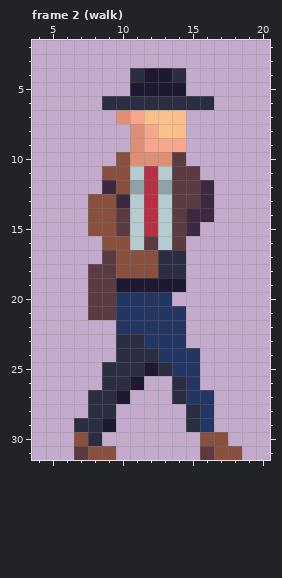
Pixel-art file, stored at Assets/Player/Player.ase. Above: the version before the commit.
24x32 pixels, 42 frames. Shown: frame 2 (walk): x 4..20, y 2..31. The commit also changed other frames, which this record leaves out.
The result:
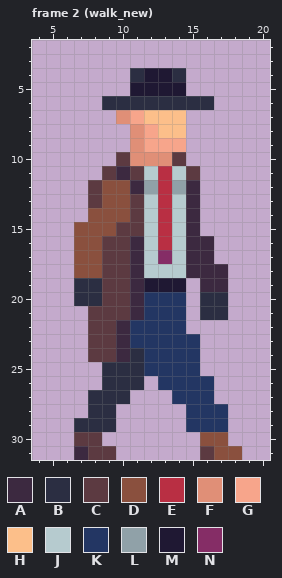
Palette (. is transparent): A #3c2940  B #2b2e42  C #5c3a41  D #8a503e  E #b92f43  F #e08f77  G #f7a58b  H #fcbf8a  J #b6cbcf  K #233663  L #90a1a8  M #1f1833  N #852d66
Change:
{"change": "layer \"Player/Legs\" added"}
{"change": "layer \"Player/Body\" added"}
{"change": "layer \"Legs\" removed"}
{"change": "layer \"Body\" removed"}
{"where": "frame 2 (walk_new)"}
{"frame":2,"y":10,"x":10,"old":"D","new":"C"}
{"frame":2,"y":11,"x":9,"old":"DDJEJC","new":"CACJEJ"}
{"frame":2,"y":12,"x":8,"old":".A","new":"CD"}
{"frame":2,"y":12,"x":11,"old":"LELCCA","new":"ALELA."}
{"frame":2,"y":13,"x":8,"old":"D","new":"C"}
{"frame":2,"y":13,"x":10,"old":"AJEJCCA","new":"DCJEJA."}
{"frame":2,"y":14,"x":10,"old":"CJEJC","new":"DCJEJ"}
{"frame":2,"y":14,"x":16,"old":"A","new":"."}
{"frame":2,"y":15,"x":7,"old":".","new":"D"}
{"frame":2,"y":15,"x":11,"old":"JEJC","new":"CJEJ"}
{"frame":2,"y":16,"x":7,"old":"..DDJCJC..","new":"DDCCAJEJAA"}
{"frame":2,"y":17,"x":7,"old":"..","new":"DD"}
{"frame":2,"y":17,"x":10,"old":"DDDBB..","new":"CAJNJAA"}
{"frame":2,"y":18,"x":7,"old":".C","new":"DD"}
{"frame":2,"y":18,"x":10,"old":"DDDBB...","new":"CAJJJAAA"}
{"frame":2,"y":19,"x":7,"old":".C","new":"BB"}
{"frame":2,"y":19,"x":10,"old":"MM","new":"CA"}
{"frame":2,"y":19,"x":16,"old":"..","new":"AA"}
{"frame":2,"y":20,"x":7,"old":".C","new":"BB"}
{"frame":2,"y":20,"x":10,"old":"KK","new":"CA"}
{"frame":2,"y":20,"x":14,"old":".","new":"K"}
{"frame":2,"y":20,"x":16,"old":"..","new":"BB"}
{"frame":2,"y":21,"x":10,"old":"KK","new":"CA"}
{"frame":2,"y":21,"x":16,"old":"..","new":"BB"}
{"frame":2,"y":22,"x":8,"old":"..K","new":"CCA"}
{"frame":2,"y":23,"x":8,"old":"..BB","new":"CCAK"}
{"frame":2,"y":23,"x":15,"old":".","new":"K"}
{"frame":2,"y":24,"x":8,"old":"..B","new":"CCA"}
{"frame":2,"y":24,"x":12,"old":"B","new":"K"}
{"frame":2,"y":25,"x":12,"old":"MB","new":"KK"}
{"frame":2,"y":26,"x":11,"old":"M","new":"B"}
{"frame":2,"y":26,"x":13,"old":".B","new":"KK"}
{"frame":2,"y":26,"x":16,"old":".","new":"K"}
{"frame":2,"y":27,"x":10,"old":"M","new":"B"}
{"frame":2,"y":27,"x":14,"old":"B","new":"K"}
{"frame":2,"y":28,"x":15,"old":"B","new":"K"}
{"frame":2,"y":28,"x":17,"old":".","new":"K"}
{"frame":2,"y":29,"x":9,"old":"M","new":"B"}
{"frame":2,"y":29,"x":15,"old":"B","new":"K"}
{"frame":2,"y":29,"x":17,"old":".","new":"K"}
{"frame":2,"y":30,"x":7,"old":"DB","new":"CC"}
{"frame":2,"y":31,"x":7,"old":"CDD","new":"ACC"}
{"label":"changed","picture_box":[74,152,228,460]}
